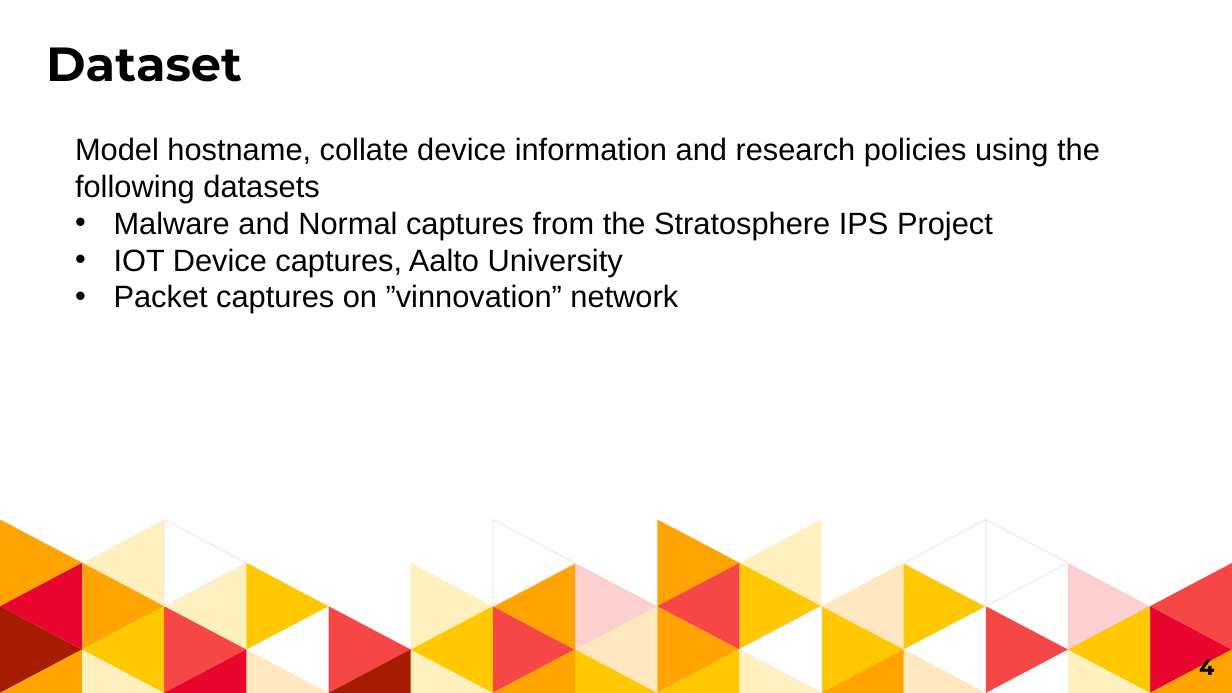
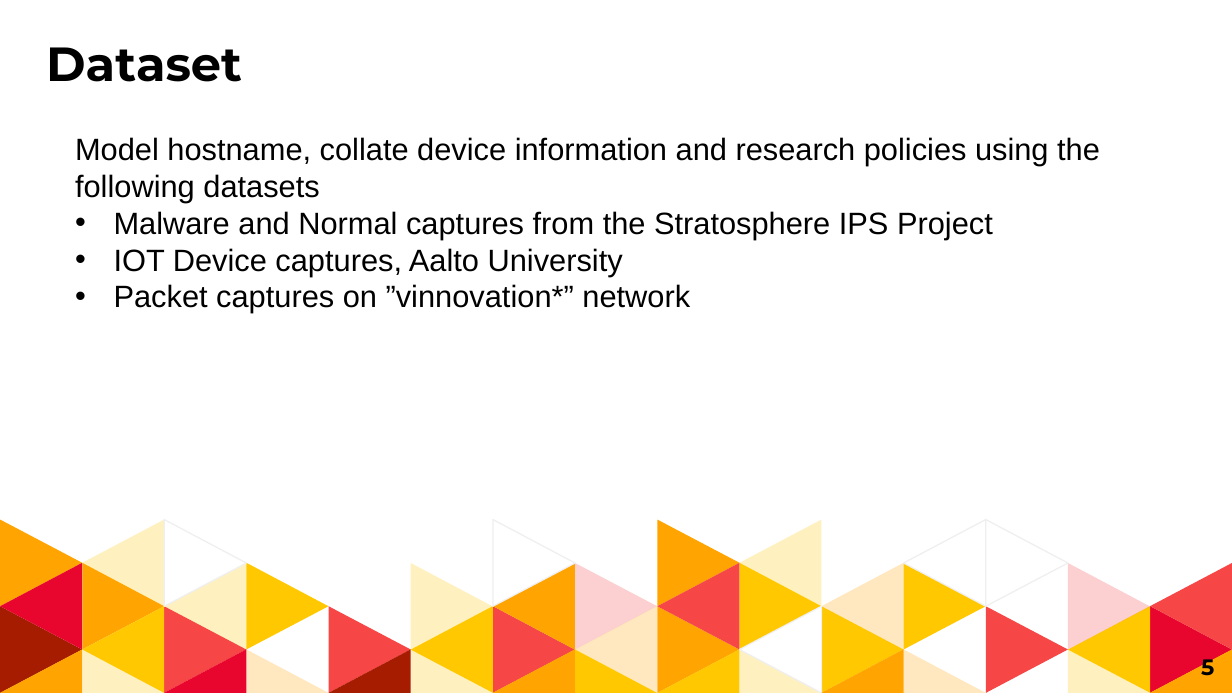
Before and after one commit to manalgandhi/Viterbi_Hackathon_2018, a slide deck: slide 5 of Team1.pptx (slide 4 before the commit). Drawn at 1232x693 pixels with LibreOffice and Linux fonts; fonts in the diff are those of the drawing. Boxes give left, top, right and bottom in pixels: in the first picture for what was removed or moved away, otherwise in the second. Text is boxed around its words. In the diff, an @@ line names an element or a change of style, - is before the commit and + after.

```diff
--- a/Team1.pptx
+++ b/Team1.pptx
@@ text at (114,284,690,313): text changed @@
-  • Packet captures on ”vinnovation” network
+  • Packet captures on ”vinnovation*” network
@@ page number at (1201,654,1214,681): text changed @@
-4
+5
```
Also in this commit, not shown: 4 other slides changed, 2 slides added, 1 other file.
